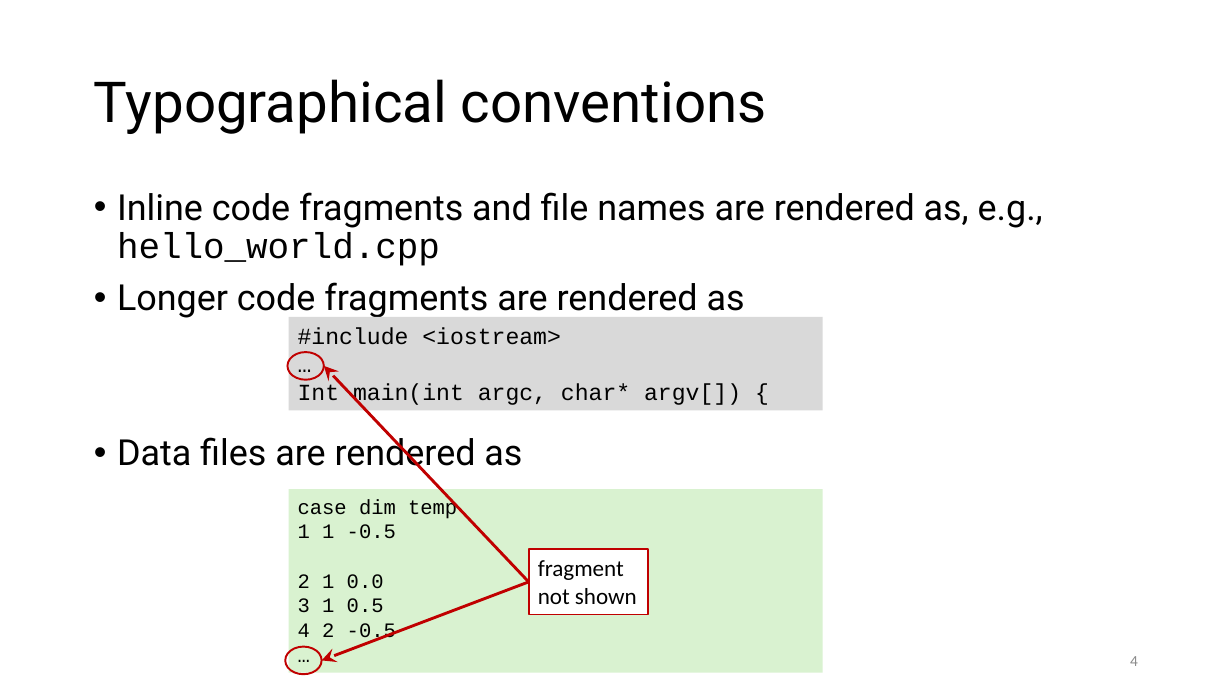
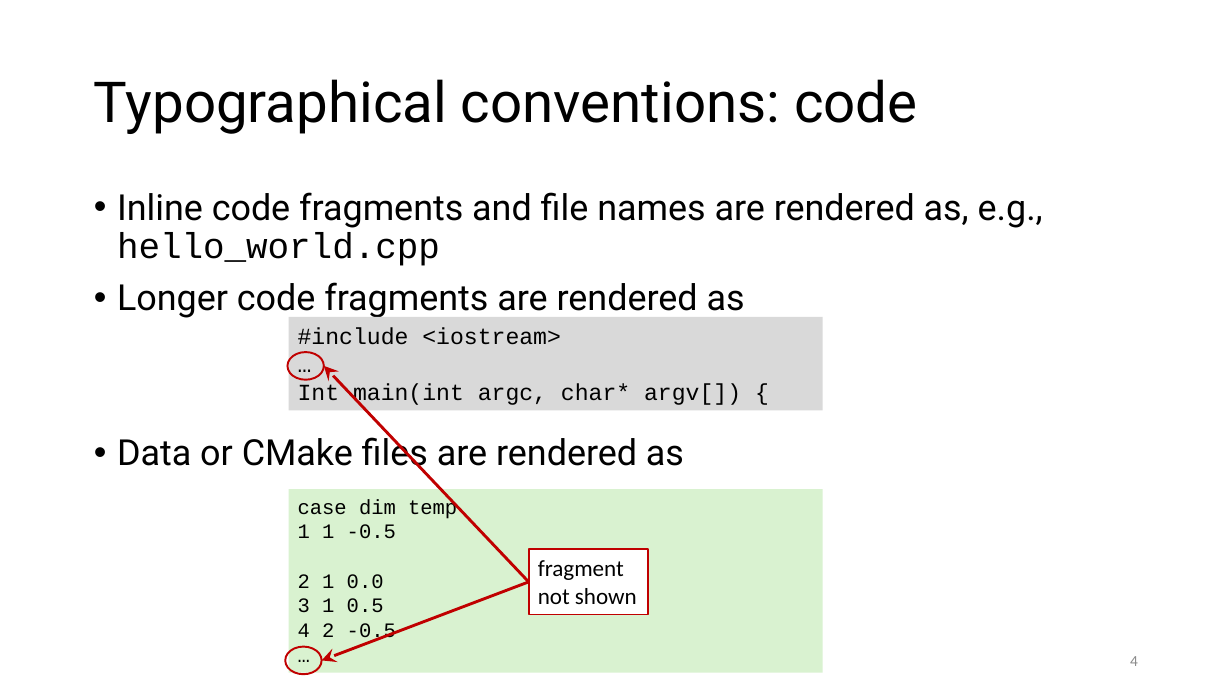
Before and after one commit to gjbex/C-plus-plus-software-engineering, a slide deck: slide 4 of cpp_software_engineering.pptx. Drawn at 1232x693 pixels with LibreOffice and Linux fonts; fonts in the diff are those of the drawing. Boxes give left, top, right and bottom in pixels: in the first picture for what was removed or moved away, otherwise in the second. Text is boxed around its words. In the diff, an @@ line names an element or a change of style, - is before the commit and + after.

Commit message:
Add CMake section

```diff
--- a/cpp_software_engineering.pptx
+++ b/cpp_software_engineering.pptx
@@ title at (94, 79, 917, 134): text changed @@
-Typographical conventions
+Typographical conventions: code
@@ text at (117, 432, 684, 474): text changed @@
-• Data files are rendered as
+• Data or CMake files are rendered as
```
Also in this commit, not shown: 2 other slides changed, 9 slides added, 1 slide removed.
